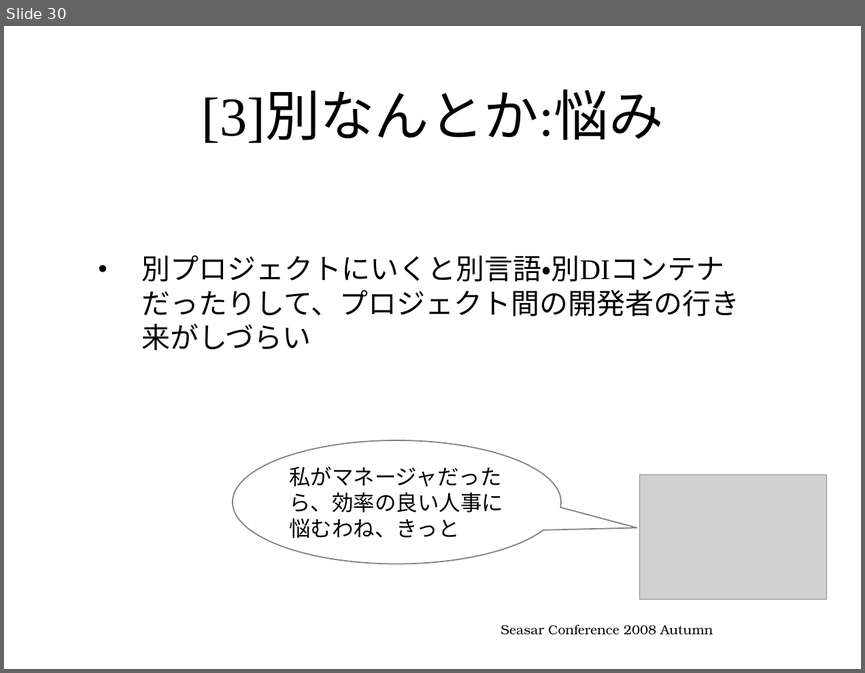
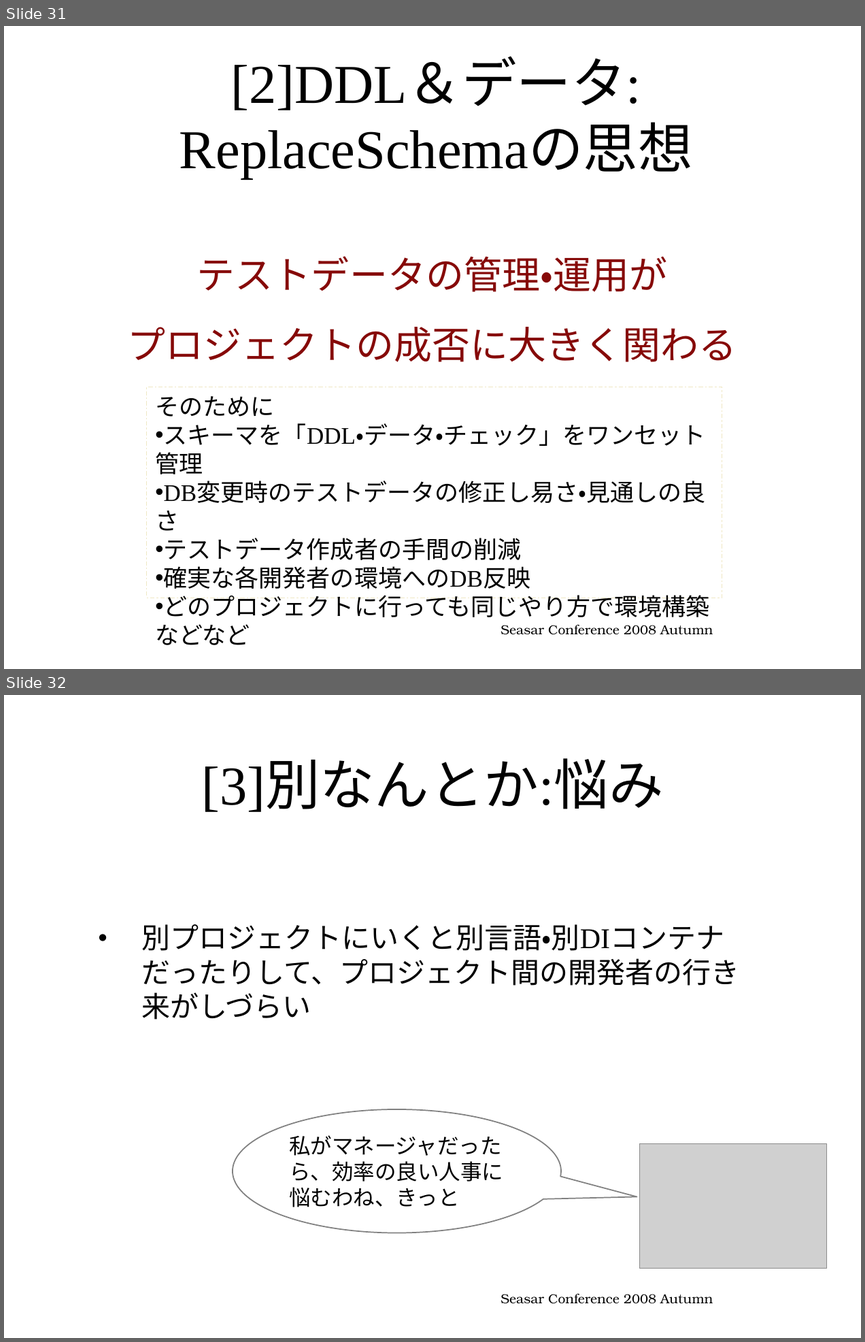
Before and after one commit to seasarorg/dbflute, a slide deck: dbflute/etc/doc/ref/session/resource/GenbaSolution2-sc2008autumn-dbflute.pptx. Shown one above the other, each under a label of ours: slide 30 before the commit, slides 31 and 32 after it. The pictures are 865x673 and 865x1342 pixels, drawn with LibreOffice and Linux fonts; fonts in the diff are those of the drawing; grey boxes stand for pictures; background and template pictures are left out. Boxes give left, top, right and bottom in pixels: in the first picture for what was removed or moved away, otherwise in the second. Text is boxed around its words. In the diff, an @@ line names an element or a change of style, - is before the commit and + after.

Commit message:
Making conference document.

```diff
--- a/dbflute/etc/doc/ref/session/resource/GenbaSolution2-sc2008autumn-dbflute.pptx
+++ b/dbflute/etc/doc/ref/session/resource/GenbaSolution2-sc2008autumn-dbflute.pptx
@@ slide 31 added at bbox=[4, 26, 861, 669], background picture (left out) @@
@@ title added at bbox=[179, 59, 693, 179], 46 pt, text #000000 @@
+[2]DDL＆データ:
+ReplaceSchemaの思想
@@ text added at bbox=[127, 256, 736, 362], 32 pt, text #860908 @@
+テストデータの管理・運用が
+プロジェクトの成否に大きく関わる
@@ rectangle added at bbox=[147, 386, 722, 597], outline #000000 0.75 pt dashed, 20 pt, text #000000 @@
+そのために
+• スキーマを「DDL・データ・チェック」をワンセット管理
+• DB変更時のテストデータの修正し易さ・見通しの良さ
+• テストデータ作成者の手間の削減
+• 確実な各開発者の環境へのDB反映
+• どのプロジェクトに行っても同じやり方で環境構築
+などなど
@@ text added at bbox=[500, 624, 713, 635], 11 pt, text #000000 @@
+Seasar Conference 2008 Autumn
@@ what was slide 30 is now slide 32 @@
```
Also in this commit, not shown: 3 slides changed, 1 other slide added.
